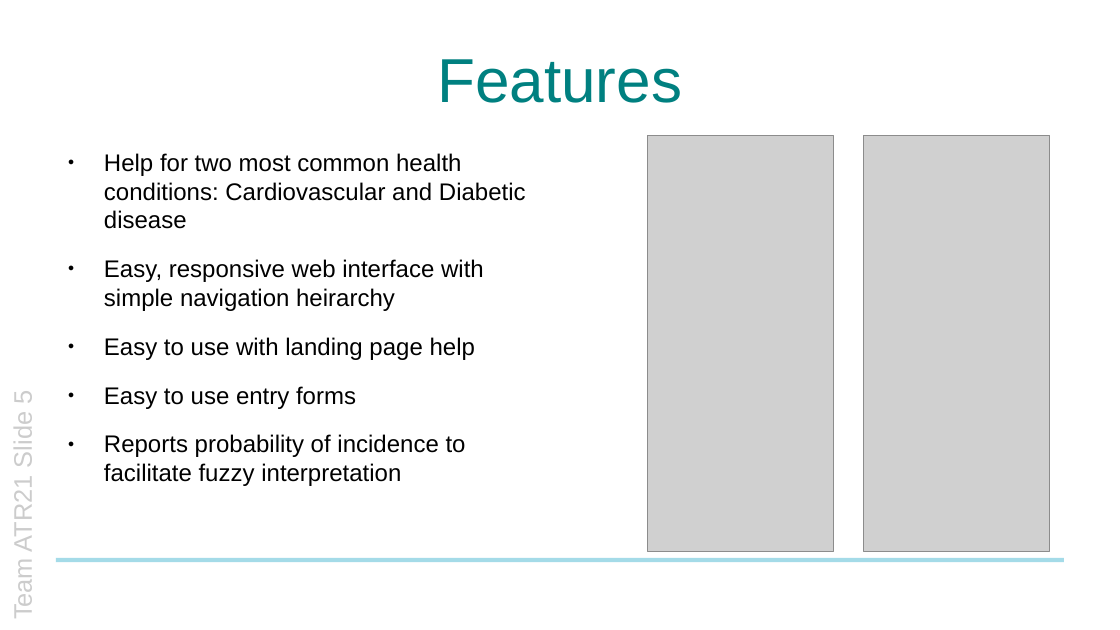
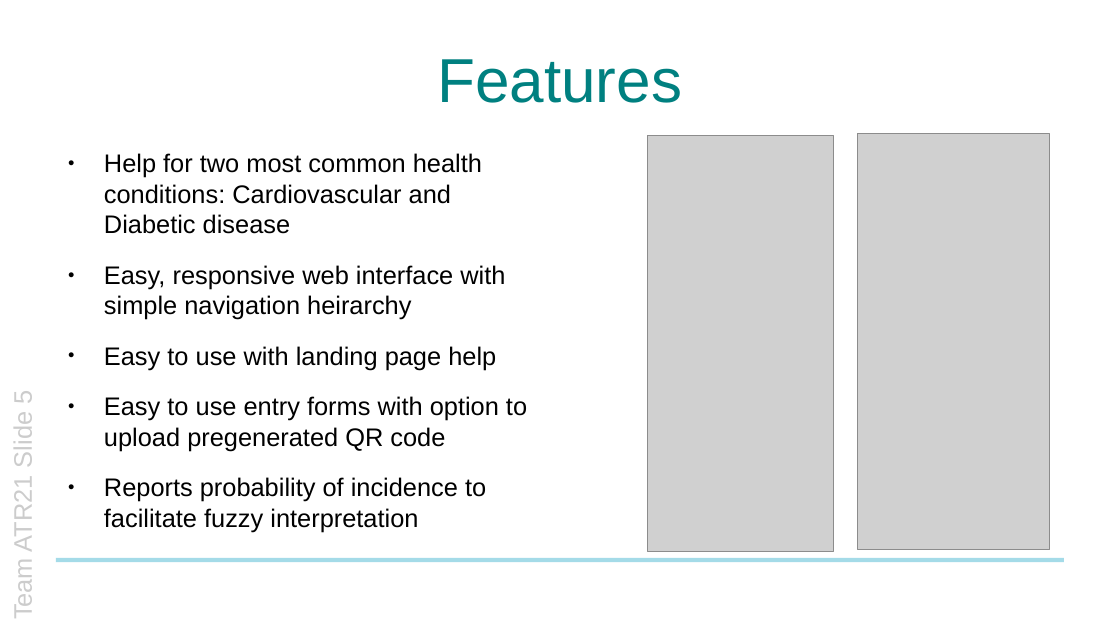
Before and after one commit to progmatix21/NTTDHack2022, a slide deck: slide 5 of Doc/hackathon_prsn_ms.pptx. Drawn at 1120x630 pixels with LibreOffice and Linux fonts; fonts in the diff are those of the drawing; grey boxes stand for pictures; background and template pictures are left out. Boxes give left, top, right and bottom in pixels: in the first picture for what was removed or moved away, otherwise in the second. Text is boxed around its words. In the diff, an @@ line names an element or a change of style, - is before the commit and + after.

```diff
--- a/Doc/hackathon_prsn_ms.pptx
+++ b/Doc/hackathon_prsn_ms.pptx
@@ picture resized from (x1=864, y1=135, x2=1050, y2=551) to (x1=858, y1=133, x2=1050, y2=549) @@
@@ text at (x1=104, y1=153, x2=505, y2=532): size 17 to 18 pt in "Help for two most common health conditions: ...", "Easy, responsive web interface with simple navigation ...", "Easy to use with landing page help", "Reports probability of incidence to facilitate fuzzy ..." @@
@@ text at (x1=104, y1=396, x2=527, y2=451): text changed; size 17 to 18 pt @@
-● Easy to use entry forms
+● Easy to use entry forms with option to upload pregenerated QR code
```
Also in this commit, not shown: 3 other slides changed, 6 other files.
